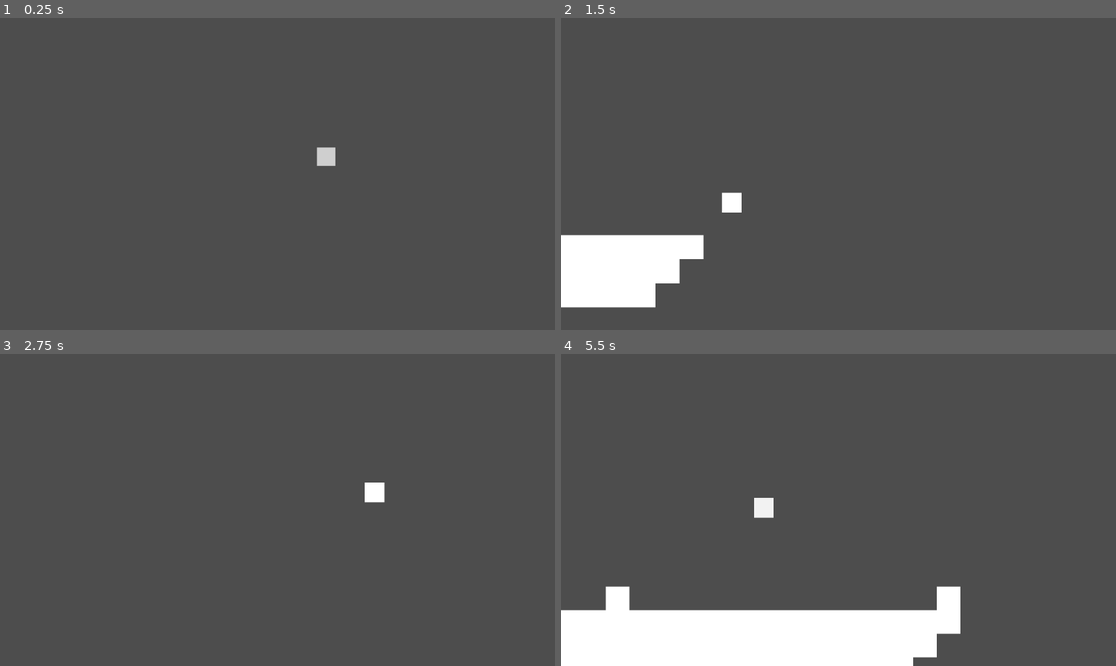
Above: before the commit, frames 1-4 (two rows, left to right).
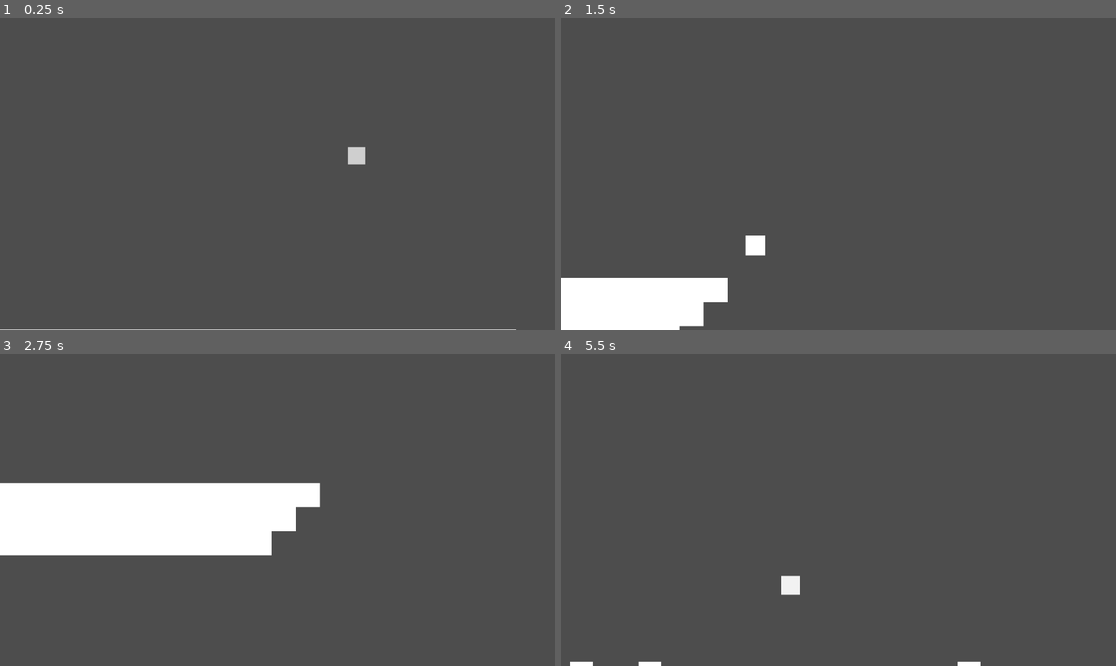
Above: after the commit, the same moments.

Repository: itsMapleLeaf/tfbg
Game: Godot game, scene res://game.tscn
Same seed, same stepped clock (60 frames per second), same inputs: the game is played once before the commit and once after it.
Inputs:
- Up to frame 1 (0.25 s): no input
- Up to frame 2 (1.5 s): hold Right (right) from 0.53 s (still down); tap Z (jump) at 0.77 s
- Up to frame 3 (2.75 s): tap Z (jump) at 1.52 s; release Right (right) at 2.03 s; hold Left (left) from 2.03 s (still down)
- Up to frame 4 (5.5 s): release Left (left) at 2.78 s; hold Right (right) 2.78-4.28 s; tap Z (jump) at 3.02, 3.77, 4.52 s; hold Left (left) 4.28-5.03 s; hold Right (right) from 5.03 s (still down)

The runs differ from the first frame. In frame 1, 0.6% of the frame differs, in the area x 0-93%, y 41-100%; in frame 2, 6.7%; in frame 3, 13%; in frame 4, 13%, in the area x 0-76%, y 46-100%.

Commit message:
camera polish

Diff:
--- a/game.gd
+++ b/game.gd
@@ -1,10 +1,7 @@
 extends Node2D
 
 const BLOCK_SPAWN_HEIGHT_BLOCKS := 20
-
-const CAMERA_MOVEMENT_LOOK_FACTOR := Vector2(0.65, 0.3)
 const CAMERA_OFFSET := Vector2(0, -80)
-const CAMERA_LOOK_DISTANCE := 220
 
 @export var player: Player
 @export var player_spawns: Node2D
@@ -44,13 +41,9 @@
 	_respawn_player()
 
 func _update_camera():
+	camera.look_enabled = player.is_alive
 	if player.is_alive:
-		camera.target_position = \
-			player.global_position + \
-			player.velocity * CAMERA_MOVEMENT_LOOK_FACTOR + \
-			player.look * Vector2(0, CAMERA_LOOK_DISTANCE) + \
-			CAMERA_OFFSET
-
+		camera.target_position = player.global_position + CAMERA_OFFSET
 		camera.target_zoom = Vector2(1, 1)
 	else:
 		camera.target_position = camera_wide_view_position_node.global_position
--- a/game_camera.gd
+++ b/game_camera.gd
@@ -1,11 +1,22 @@
 class_name GameCamera
 extends Camera2D
 
-const STIFFNESS := 5
+@export var look_offset: Vector2
+@export var stiffness: float
 
 var target_position := global_position
 var target_zoom := Vector2(1, 1)
+var look_enabled := true
 
 func _process(delta: float):
-	global_position = lerp(global_position, target_position, delta * STIFFNESS)
-	zoom = lerp(zoom, target_zoom, delta * 5)
+	var look_input := Vector2(
+		Input.get_action_strength("right") - Input.get_action_strength("left"),
+		Input.get_action_strength("down") - Input.get_action_strength("up"),
+	)
+
+	var target := target_position
+	if look_enabled:
+		target += look_input * look_offset
+
+	global_position = lerp(global_position, target, delta * stiffness)
+	zoom = lerp(zoom, target_zoom, delta * stiffness)
--- a/game_camera.tscn
+++ b/game_camera.tscn
@@ -6,3 +6,5 @@
 position = Vector2(0, -330)
 scale = Vector2(0.8, 0.8)
 script = ExtResource("1_6487i")
+look_offset = Vector2(350, 180)
+stiffness = 3.0
